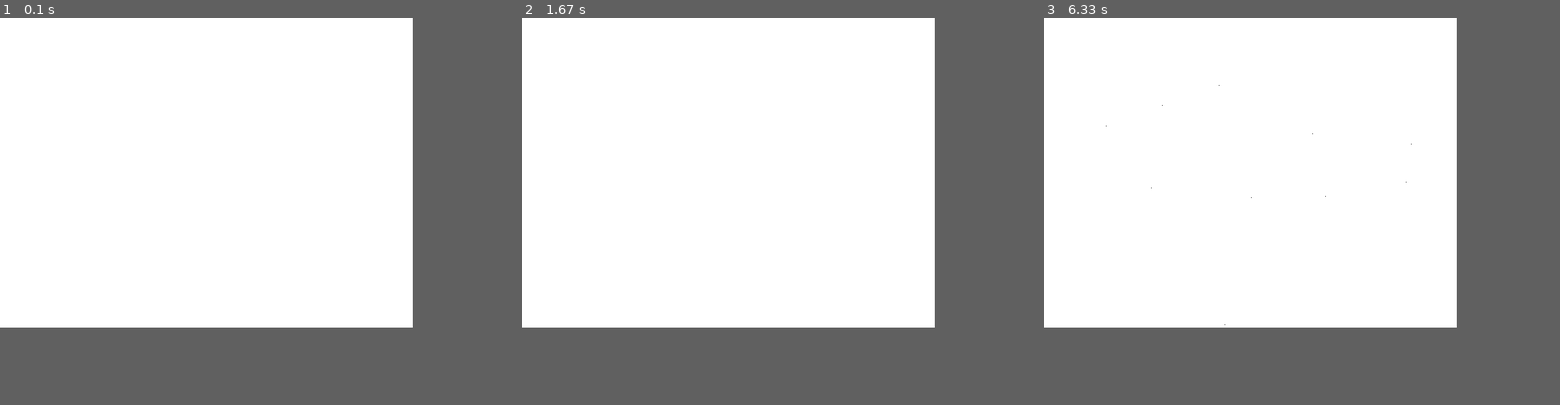
Above: before the commit, frames 1-3 (left to right).
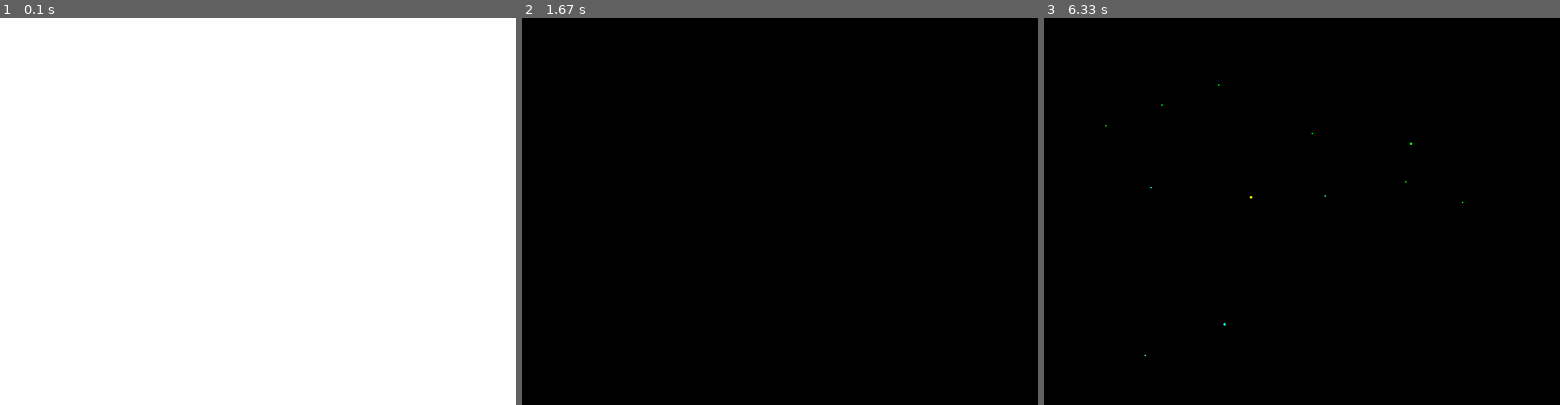
Above: after the commit, the same moments.

Repository: jvitor17/Pygame-Painter
Game: pygame game, started from main.py
Same seed, same stepped clock (60 frames per second), same inputs: the game is played once before the commit and once after it.
Inputs (mouse positions are in pixels of both pictures, inside the frame that each line leads up to):
- Up to frame 1 (0.1 s): no input
- Up to frame 2 (1.67 s): tap X at 0.33 s; hold Up 0.67-1.13 s; move the mouse to (656, 215) at 0.7 s; hold 1 1.17-1.63 s; hold Down 1.17-1.63 s; move the mouse to (857, 76) at 1.2 s
- Up to frame 3 (6.33 s): hold S 1.67-2.13 s; hold Down 1.67-2.13 s; move the mouse to (1312, 79) at 1.7 s; tap 2 at 2.17 s; press the mouse at (1219, 83) at 2.53 s; move the mouse to (1312, 134) at 2.63 s; release the mouse at (1405, 180) at 2.77 s; press the mouse at (1219, 83) at 2.87 s; move the mouse to (1162, 103) at 2.97 s; release the mouse at (1105, 126) at 3.1 s; hold Down 3.17-3.47 s; click (1461, 203) at 3.25 s; hold Up 3.5-3.87 s; click (1410, 141) at 3.58 s; tap 3 at 3.9 s; hold 4 4.23-4.6 s; hold Down 4.23-4.6 s; click (1322, 196) at 4.32 s; hold Down 4.63-5 s; click (1152, 188) at 4.72 s; hold Up 5.03-5.33 s; click (1224, 323) at 5.12 s; hold Down 5.37-5.67 s; click (1147, 354) at 5.45 s; tap 5 at 5.7 s; hold 6 from 6.03 s (still down); hold Up from 6.03 s (still down); click (1250, 196) at 6.12 s
The window is 640x480 before the commit and 800x600 after it. Grey fills any space a smaller window leaves; there, only what the larger window draws over its background counts as a difference.

The runs differ from the first frame. In frame 1, only the window size differs. In frame 2, 64% of the frame differs, in the area x 0-80%, y 0-80%; in frame 3, 64%, in the area x 0-82%, y 0-88%.

Commit message:
Add files via upload

Diff:
--- a/main.py
+++ b/main.py
@@ -1,26 +1,93 @@
+#PygamePainter
 import pygame
 from pygame.locals import *
-
+icon = pygame.image.load('icon.png')
 pygame.init()
 
-screen = pygame.display.set_mode((640,480))
-screen.fill((255,255,255))
+#Booleans
+game_over = False
+large = False
 
-while True:
+#Colors
+black = (0,0,0)
+red = (255,0,0)
+green = (0,255,0)
+blue = (0,0,255)
+yellow = (255,255,0)
+magenta = (255,0,255)
+cyan = (0,255,255)
+
+white = (255,255,255)
+brush_color = black
+background_color = white
+
+#Mouse position on screen
+x, y = 0, 0
+
+#Size of brush
+brush_size = 1
+
+#Surfaces
+screen = pygame.display.set_mode((800,600), RESIZABLE)
+canvas = pygame.Surface((2000,2000), pygame.SRCALPHA, 32)
+canvas.convert_alpha()
+
+pygame.display.set_caption("PygamePainter")
+pygame.display.set_icon(icon)
+
+while not game_over:
 
     for event in pygame.event.get():
         if event.type == QUIT:
-            pygame.quit()
+            game_over = True
+
+        #Keyboard pressed key event handler
+        if event.type == KEYDOWN:
+            #Change colors with numpad
+            if event.key == K_1:
+                brush_color = red
+            if event.key == K_2:
+                brush_color = green
+            if event.key == K_3:
+                brush_color = blue
+            if event.key == K_4:
+                brush_color = cyan
+            if event.key == K_5:
+                brush_color = magenta
+            if event.key == K_6:
+                brush_color = yellow
+            if event.key == K_7:
+                brush_color = black
+            if event.key == K_8:
+                brush_color = white
+
+            if event.key == K_x:
+                background_color = brush_color
+
+            #Control brush size with UP and DOWN arrow keys
+            if event.key == K_DOWN:
+                brush_size -= 1
+                if brush_size < 1:
+                    brush_size = 1
+            if event.key == K_UP:
+                brush_size += 1
+                if brush_size > 60:
+                    brush_size = 60
+
+            #Save image to a file
+            if event.key == K_s:
+                pygame.image.save(screen,'desenho.png')
+
+    #Updates x and y with mouse pos on screen a thousand times per second
+    x, y = pygame.mouse.get_pos()
 
 
-    if event.type ==KEYDOWN:
-        if event.key == K_UP:
-            pygame.image.save(screen,'desenho.png')
+    #Handle mouse left click to draw on screen
+    if pygame.mouse.get_pressed()[0]:
+        pygame.draw.circle(canvas,(brush_color),(x,y),brush_size,0)
 
+    screen.fill(background_color)
+    screen.blit(canvas,(0,0))
+    pygame.display.update()
 
-    pos = pygame.mouse.get_pos()
-
-    if pygame.mouse.get_pressed()[0]:
-        screen.set_at(pos,(0,0,0))
-
-    pygame.display.update()
+pygame.quit()
Binary file added: icon.png
